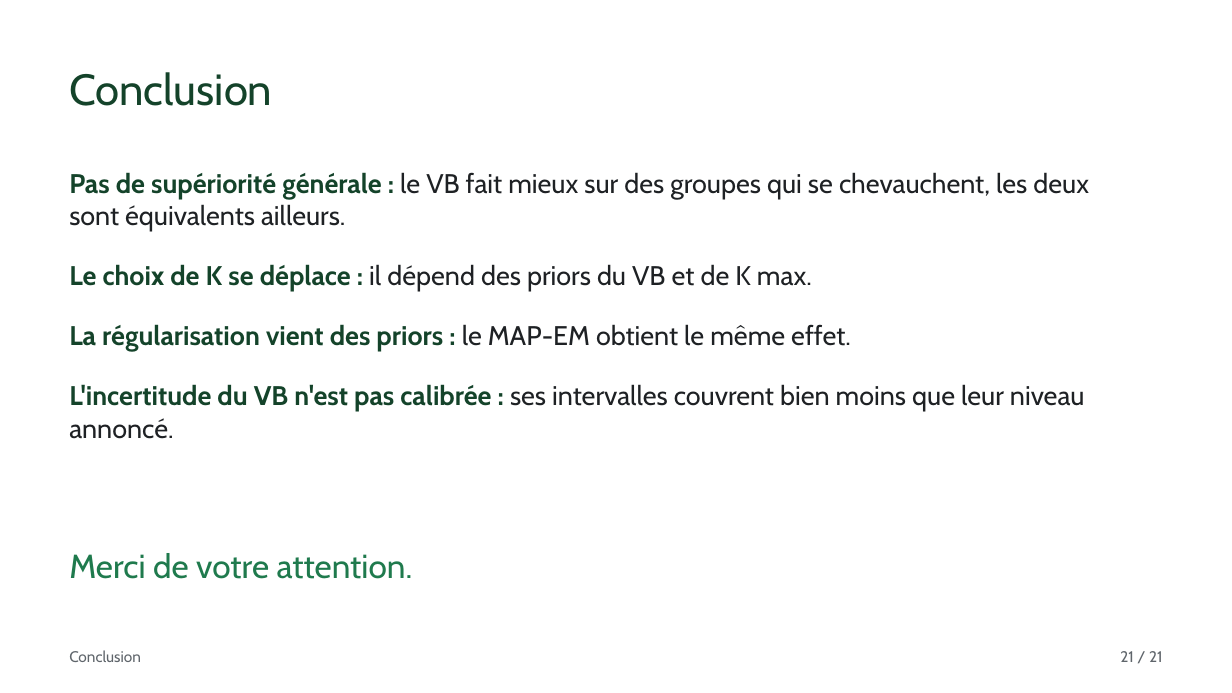
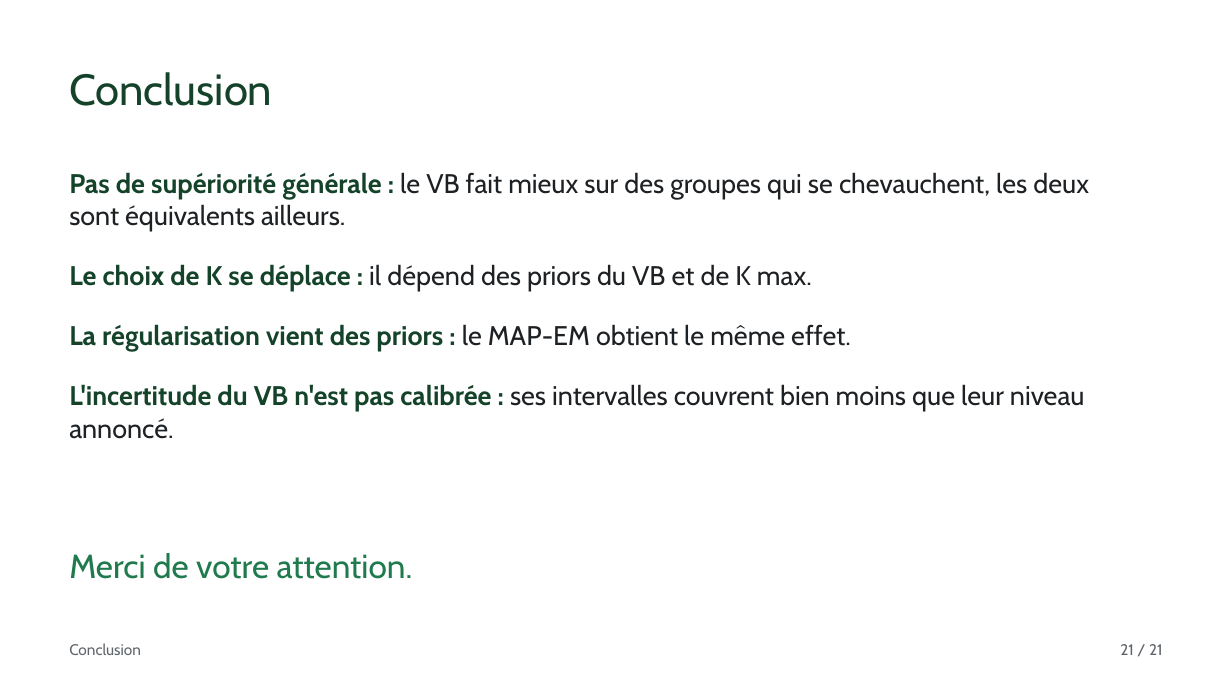
Before and after one commit to Kanaicare8/em-classique-vs-variationnel, a slide deck: slide 21 of presentation/Presoutenance_Icare.pptx. Drawn at 1232x693 pixels with LibreOffice and Linux fonts; fonts in the diff are those of the drawing; background and template pictures are left out. Boxes give left, top, right and bottom in pixels: in the first picture for what was removed or moved away, otherwise in the second. Text is boxed around its words. In the diff, an @@ line names an element or a change of style, - is before the commit and + after.

```diff
--- a/presentation/Presoutenance_Icare.pptx
+++ b/presentation/Presoutenance_Icare.pptx
@@ text "Conclusion": place and size @@
-text "Conclusion" at (69,650,141,662)
+text "Conclusion" at (69,643,141,655)
@@ text "21 / 21": place and size @@
-text "21 / 21" at (1120,651,1163,662)
+text "21 / 21" at (1120,644,1163,655)
```
Also in this commit, not shown: 20 other slides changed, 10 other files.
